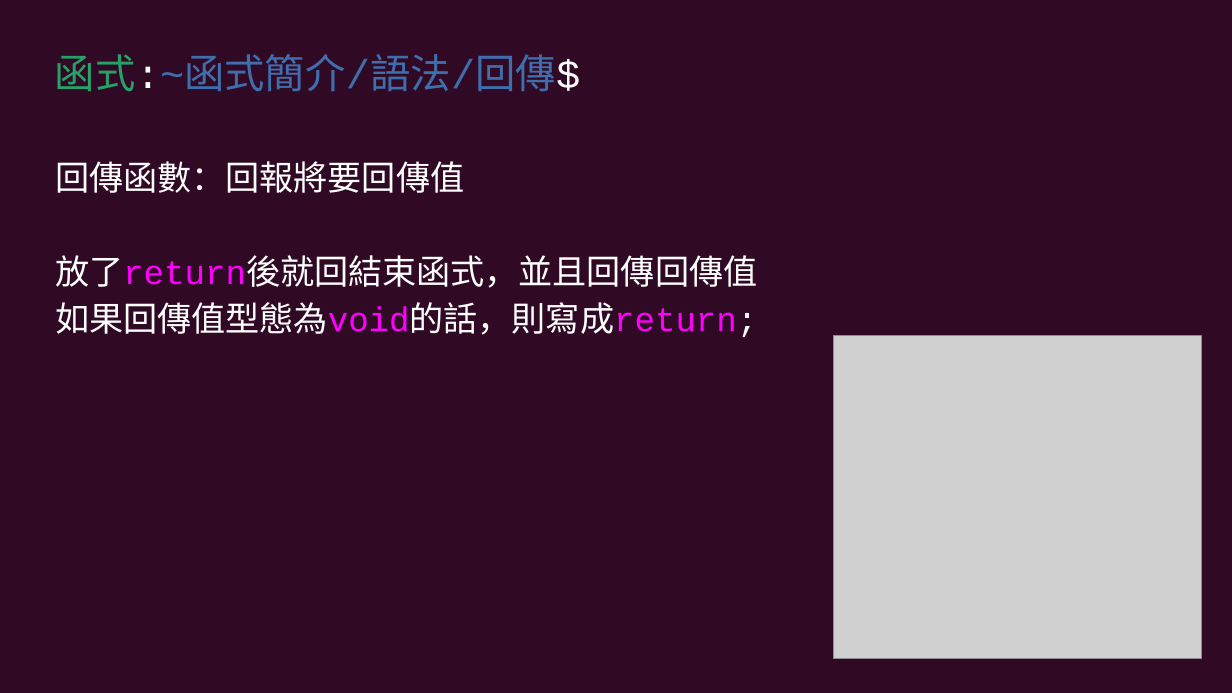
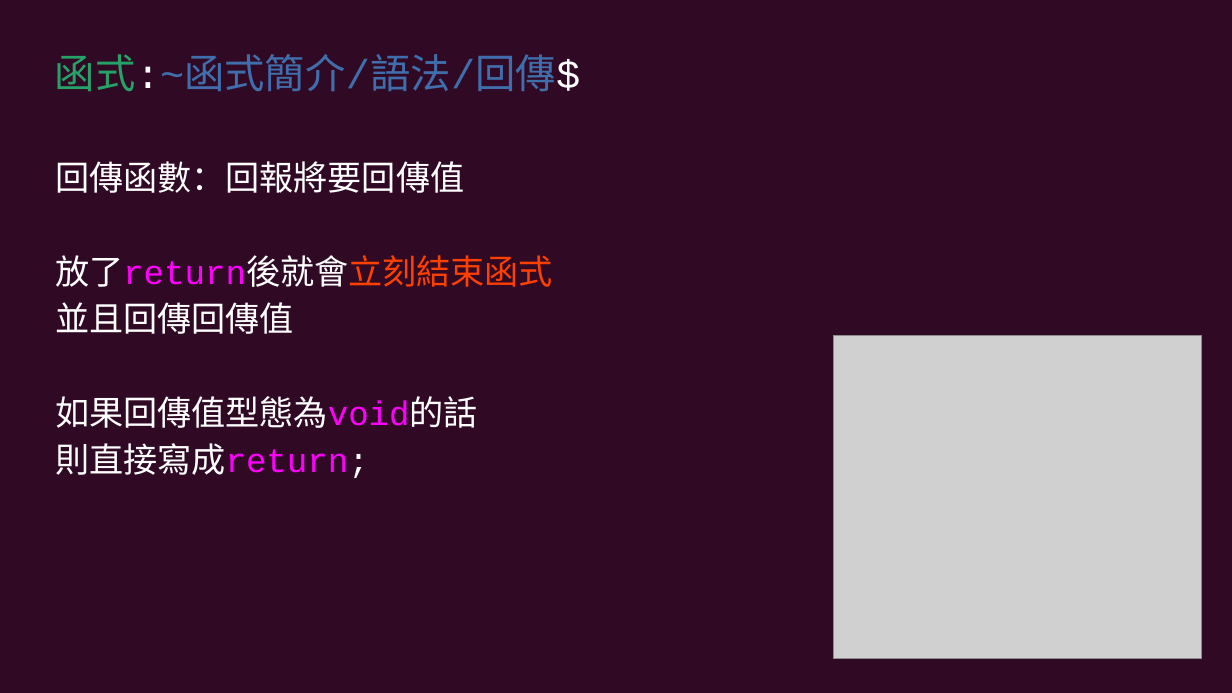
Before and after one commit to cyic-26th/presentations, a slide deck: slide 14 of 12.function/第十二次社課簡報.odp (slide 9 before the commit). Drawn at 1232x693 pixels with LibreOffice and Linux fonts; fonts in the diff are those of the drawing; grey boxes stand for pictures. Boxes give left, top, right and bottom in pixels: in the first picture for what was removed or moved away, otherwise in the second. Text is boxed around its words. In the diff, an @@ line names an element or a change of style, - is before the commit and + after.

```diff
--- a/12.function/第十二次社課簡報.odp
+++ b/12.function/第十二次社課簡報.odp
@@ text at (x1=55, y1=255, x2=553, y2=478): text changed @@
-放了return後就回結束函式，並且回傳回傳值
-如果回傳值型態為void的話，則寫成return;
+放了return後就會立刻結束函式
+並且回傳回傳值
+如果回傳值型態為void的話
+則直接寫成return;
```
Also in this commit, not shown: 2 other slides changed, 12 slides added, 3 slides removed, 2 other files.
